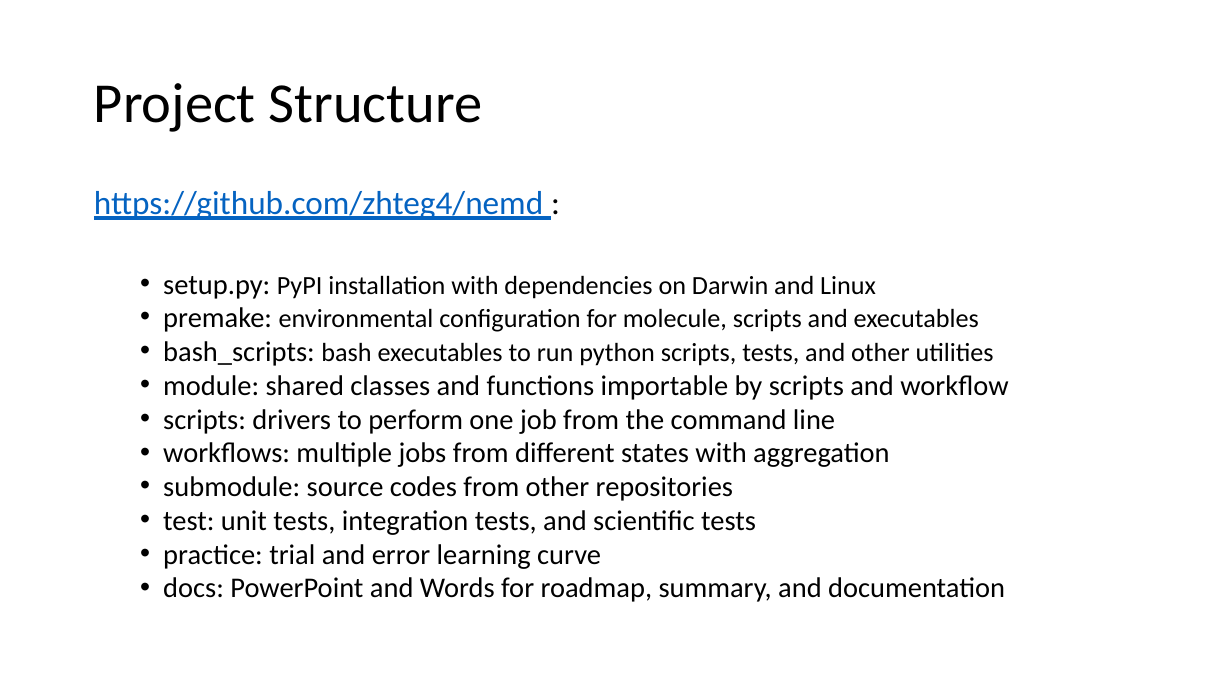
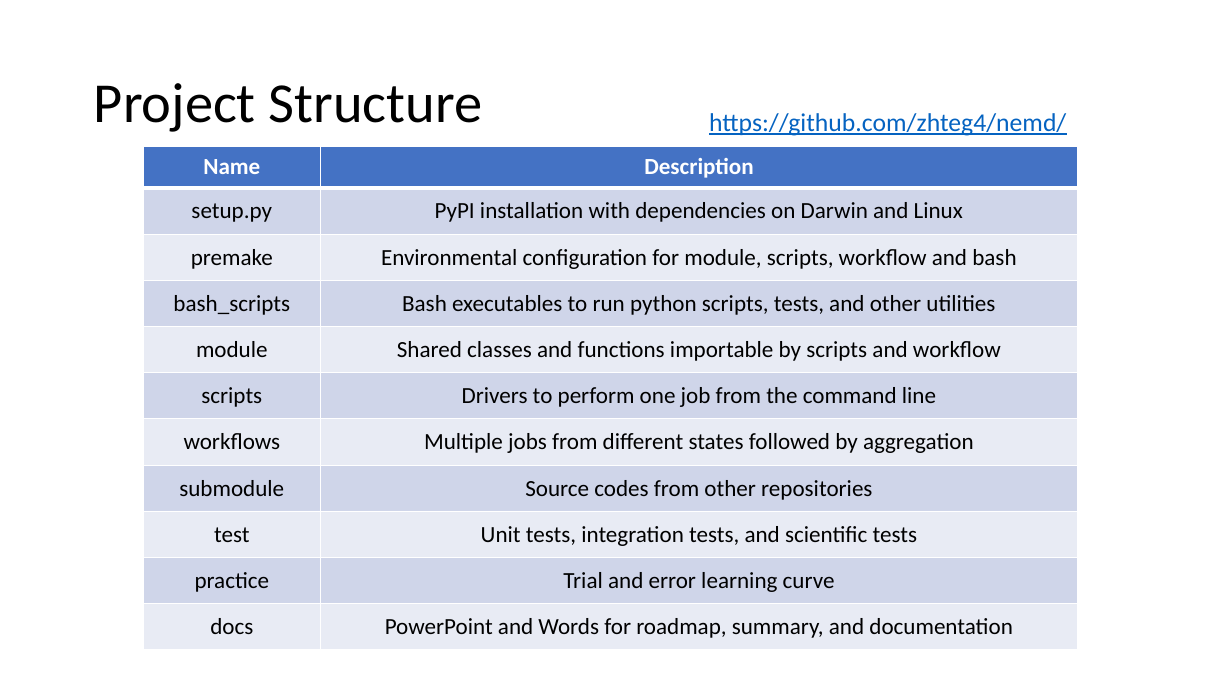
Before and after one commit to zhteg4/nemd, a slide deck: slide 3 of docs/power_point/nemd.pptx. Drawn at 1232x693 pixels with LibreOffice and Linux fonts; fonts in the diff are those of the drawing. Boxes give left, top, right and bottom in pixels: in the first picture for what was removed or moved away, otherwise in the second. Text is boxed around its words. In the diff, an @@ line names an element or a change of style, - is before the commit and + after.

```diff
--- a/docs/power_point/nemd.pptx
+++ b/docs/power_point/nemd.pptx
@@ text "https://github.com/zhteg4/nemd/" at (709, 113, 1066, 136): vertical alignment top to middle @@
@@ text at (709, 113, 1066, 136): text changed; size 22.2 to 20 pt; text colour #000000 to #0563C1 @@
-https://github.com/zhteg4/nemd :
-  • setup.py: PyPI installation with dependencies on Darwin and Linux
-  • premake: environmental configuration for molecule, scripts and executables
-  • bash_scripts: bash executables to run python scripts, tests, and other utilities
-  • module: shared classes and functions importable by scripts and workflow
-  • scripts: drivers to perform one job from the command line
-  • workflows: multiple jobs from different states with aggregation
-  • submodule: source codes from other repositories
-  • test: unit tests, integration tests, and scientific tests
-  • practice: trial and error learning curve
-  • docs: PowerPoint and Words for roadmap, summary, and documentation
+https://github.com/zhteg4/nemd/
@@ table added at (143, 146, 1078, 650), 11 rows, 2 columns @@
+Name | Description
+setup.py | PyPI installation with dependencies on Darwin and Linux
+premake | Environmental configuration for module, scripts, workflow and bash
+bash_scripts | Bash executables to run python scripts, tests, and other utilities
+module | Shared classes and functions importable by scripts and workflow
+scripts | Drivers to perform one job from the command line
+workflows | Multiple jobs from different states followed by aggregation
+submodule | Source codes from other repositories
+test | Unit tests, integration tests, and scientific tests
+practice | Trial and error learning curve
+docs | PowerPoint and Words for roadmap, summary, and documentation
```
Also in this commit, not shown: 2 other slides changed, 23 other files.
